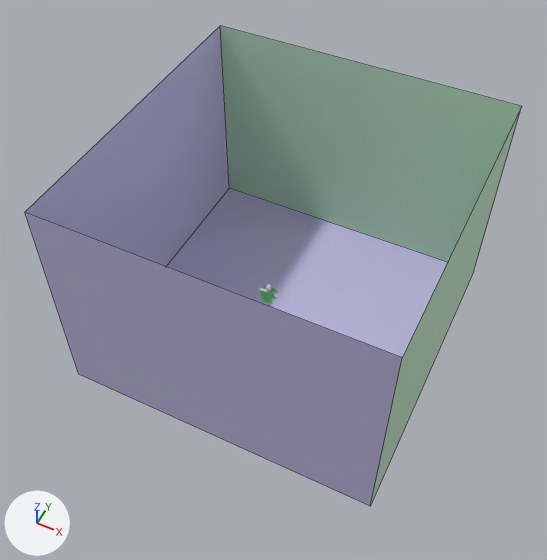
Renders of the Blender file blender_files/cloth_5_buttons_distractions.blend from each side of a commit.
One viewpoint serves both versions: a camera (50 mm lens) standing at (41.2, -124.2, 170.1) and looking at (-20.6, -0.5, 15.4). The lights are fixed; the arrows at lower left show +X, +Y and +Z. The picture after the commit comes second. Mesh edges are drawn as thin lines on the coarser meshes.
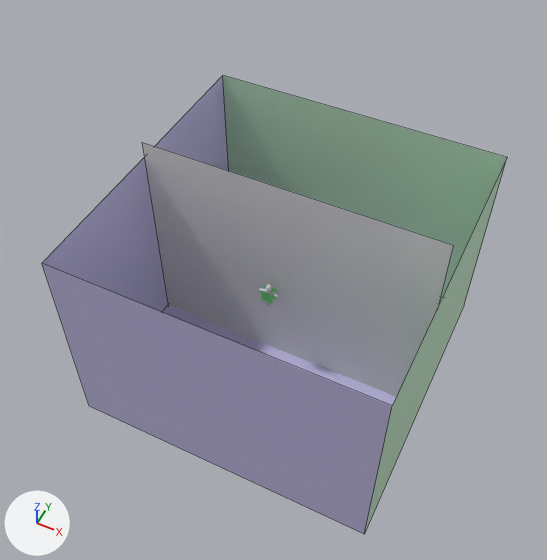
Changed parts and their boxes [x1, y1, x2, y2] in the pictures (547 x 560 px):
'Plane.003', moved
    before: [25, 26, 522, 506]
    after: [42, 75, 507, 534]
'background', added
    after: [142, 142, 454, 396]

Edits to the bpy script that builds the scene:
```text
Add mat_background:
    mat_background = principled_material('background')
    mat_background.base_color = (0.8, 0.8, 0.8)  # white #e7e7e7
Add me_plane_007:
    me_plane_007.from_pydata([(-1.0, -1.0, 0.0), (1.0, -1.0, 0.0), (-1.0, 1.0, 0.0), (1.0, 1.0, 0.0)], [], [(0, 1, 3, 2)])
    me_plane_007.materials.append(mat_background)  # its picture is missing
Change ob_plane_003:
    ob_plane_003.location: (-16.3, 0.0, 0.0) -> (-16.3, 0.0, -15.9)
Add ob_background:
    ob_background = bpy.data.objects.new('background', me_plane_007)
    ob_background.location = (-17.1, 0.0, 8.6)
    ob_background.rotation_euler = (1.571, 0.0, 0.0)  # degrees (90, 0, 0)
    ob_background.scale = (41.2, 40.3, 7.79)
```
